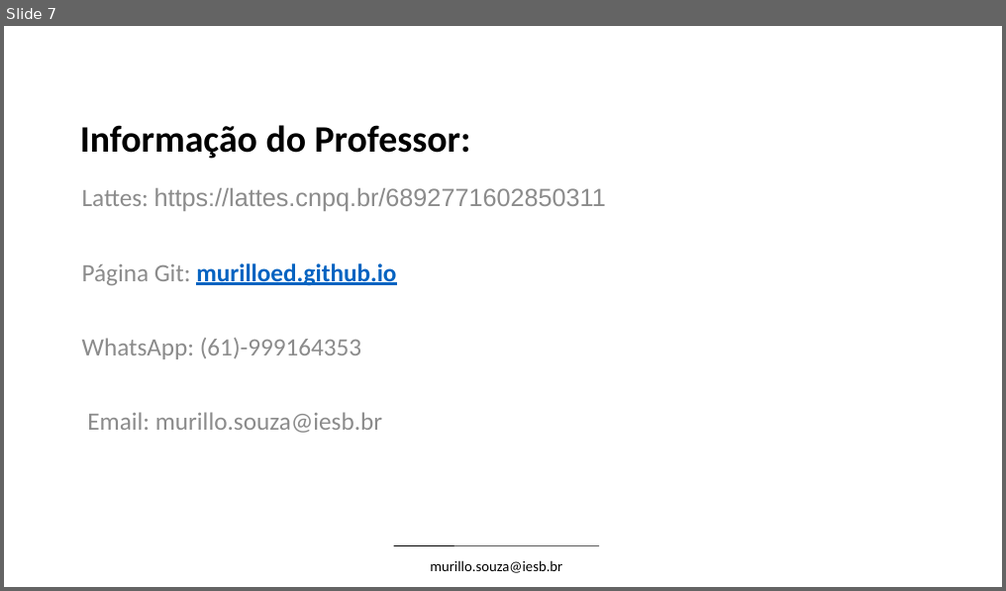
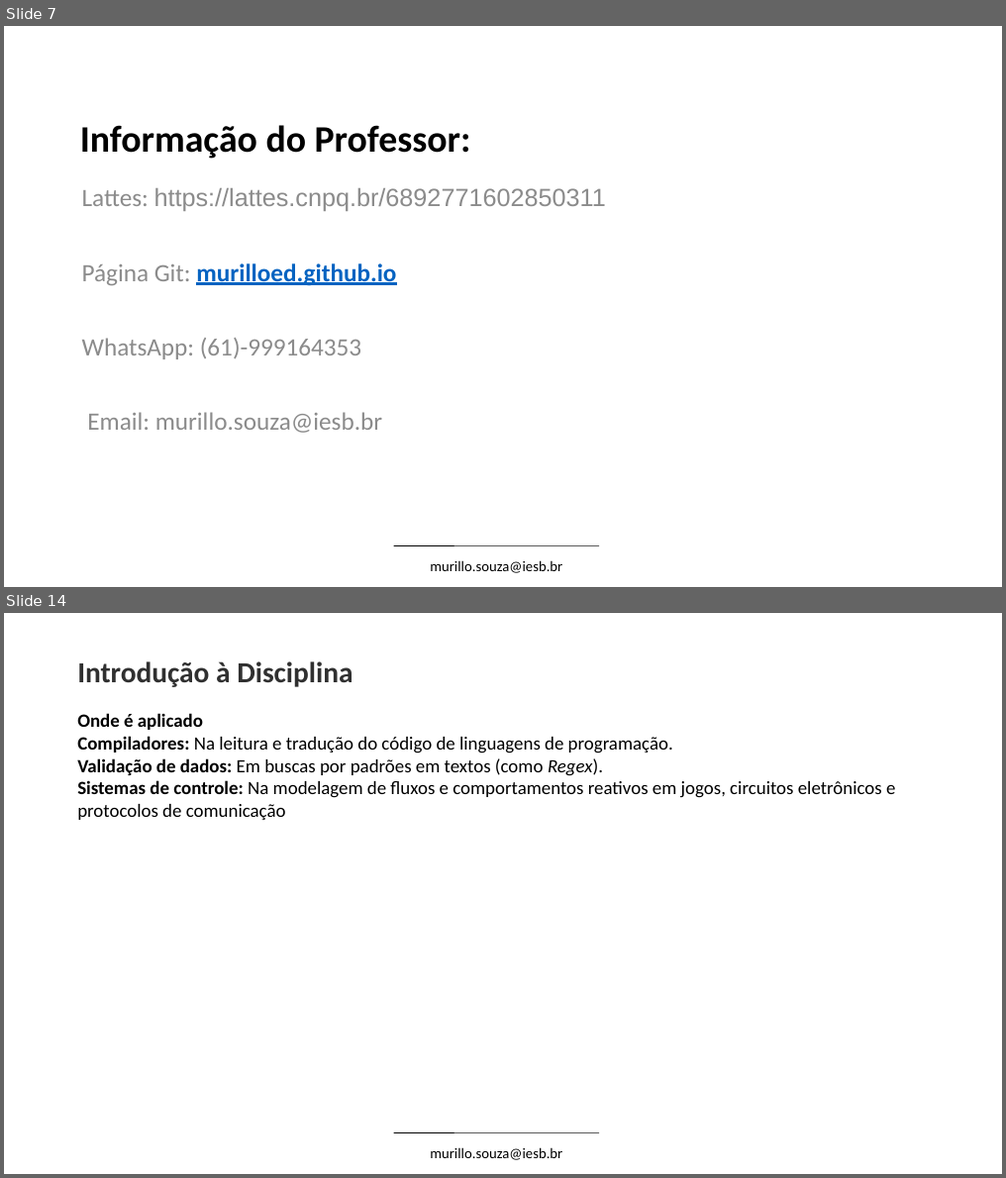
Before and after one commit to Thaynara3/linguagens_formais_e_automatos, a slide deck: conteudo/Unidade_1_Linguagens_Formais_e_Automatos.pptx. Shown one above the other, each under a label of ours: slide 7 before the commit, slides 7 and 14 after it; the slides between them are not shown. The pictures are 1006x591 and 1006x1178 pixels, drawn with LibreOffice and Linux fonts; fonts in the diff are those of the drawing; background and template pictures are left out. Boxes give left, top, right and bottom in pixels: in the first picture for what was removed or moved away, otherwise in the second. Text is boxed around its words. In the diff, an @@ line names an element or a change of style, - is before the commit and + after.

```diff
--- a/conteudo/Unidade_1_Linguagens_Formais_e_Automatos.pptx
+++ b/conteudo/Unidade_1_Linguagens_Formais_e_Automatos.pptx
@@ slide 14 added at (4,613,1002,1174), background #FFFFFF; not listed: 2 template elements that a slide beside it also shows @@
@@ text added at (77,662,895,820), 18 pt, text #000000 @@
+Introdução à Disciplina
+Onde é aplicado
+Compiladores: Na leitura e tradução do código de linguagens de programação.
+Validação de dados: Em buscas por padrões em textos (como Regex).
+Sistemas de controle: Na modelagem de fluxos e comportamentos reativos em jogos, circuitos eletrônicos e protocolos de comunicação
```
Also in this commit, not shown: 22 other slides added.
